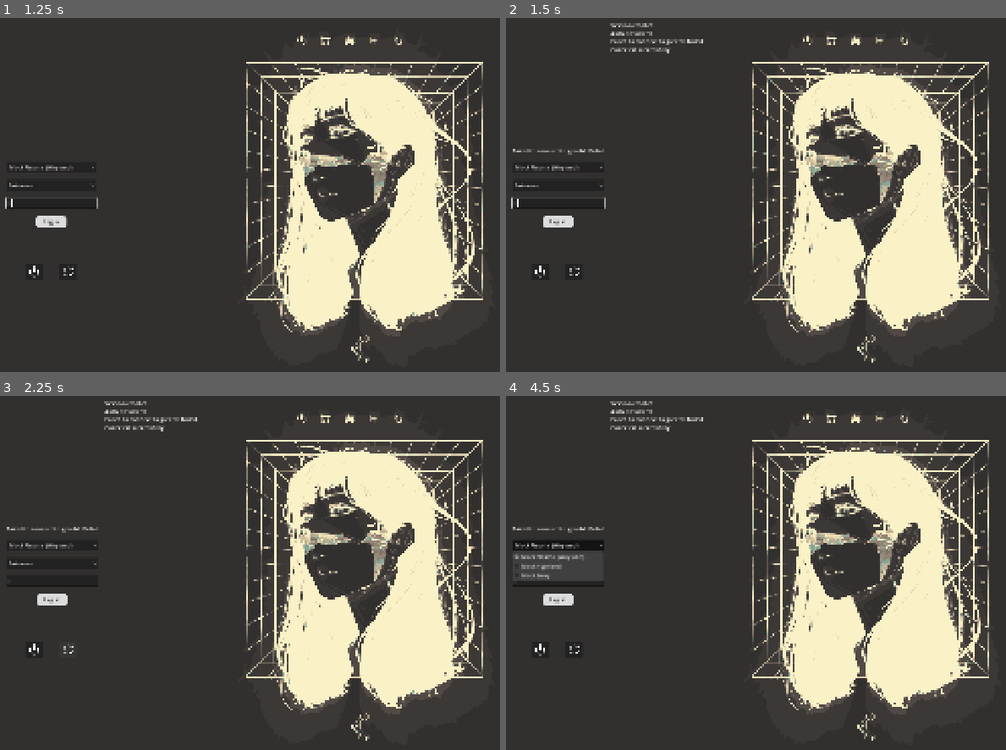
Above: before the commit, frames 1-4 (two rows, left to right).
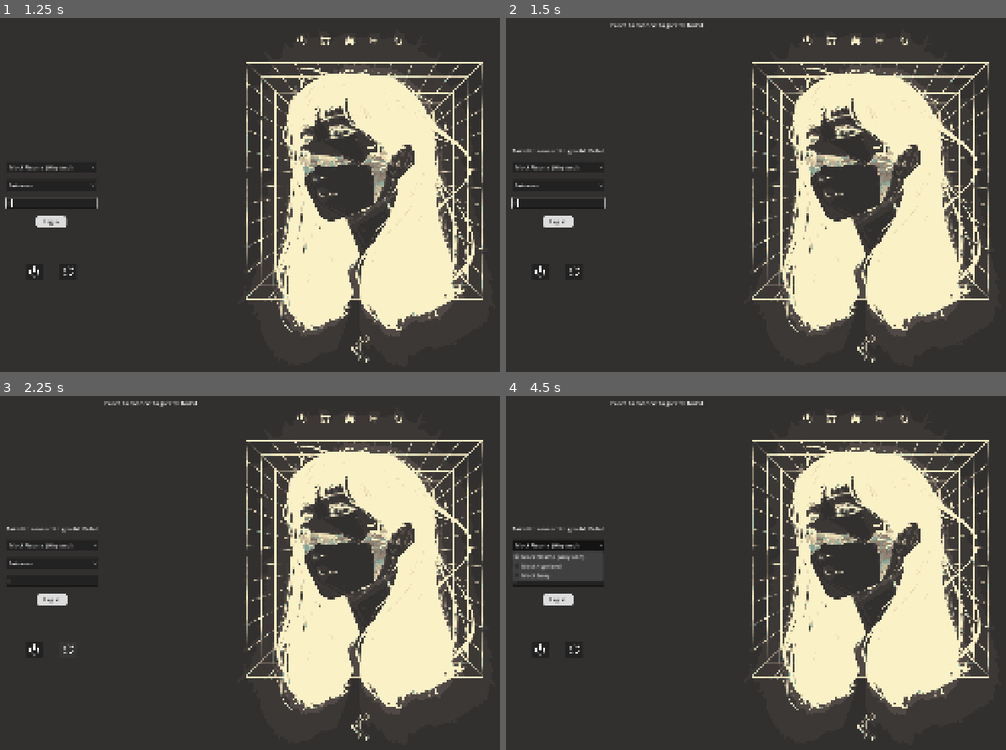
Above: after the commit, the same moments.

Repository: Buitragox/aisatsu
Game: Godot game, scene res://login_screen.tscn
Same seed, same stepped clock (60 frames per second), same inputs: the game is played once before the commit and once after it.
Inputs (mouse positions are in pixels of both pictures, inside the frame that each line leads up to):
- Up to frame 1 (1.25 s): click (50, 202) at 0.52 s; type "12" at 0.6 s
- Up to frame 2 (1.5 s): click "Log in" at 1.25 s
- Up to frame 3 (2.25 s): click (70, 650) at 2 s
- Up to frame 4 (4.5 s): click (576, 650) at 2.75 s; click (576, 650) at 3.5 s; click "MockPlasma (Wayland)" at 4.25 s

Frame 1 is identical in both runs. In frame 2, 0.5% of the frame differs, in the area x 20-40%, y 1-11%; in frame 3, 0.5%; in frame 4, 0.5%.

Commit message:
refactor: create greeter class for state validation and signals

Diff:
--- a/project.godot
+++ b/project.godot
@@ -12,7 +12,7 @@
 
 config/name="aisatsu"
 config/description="Login application (greeter) for linux and greetd"
-config/version="0.2.0"
+config/version="0.3.0"
 run/main_scene="uid://dh0oj81pufivs"
 config/features=PackedStringArray("4.7", "Forward Plus")
 boot_splash/show_image=false
@@ -21,6 +21,7 @@
 [autoload]
 
 Config="*res://scripts/util/config.gd"
+Greeter="*res://scripts/greeter.gd"
 
 [display]
 
--- a/scripts/greetd_client.gd
+++ b/scripts/greetd_client.gd
@@ -28,6 +28,12 @@
 	return await _send_request({ "type": "create_session", "username": username })
 
 
+## Send [code]post_auth_message_response[/code] request type with [param answer]
+## [br][br]
+## [param answer] can be [code]null[/code] or [String]
+## [br][br]
+## Use [code]null[/code] for acknowledging [constant GreetdAuthMessage.Type.INFO]
+## and [constant GreetdAuthMessage.Type.ERROR] requests
 func answer_auth_message(answer: Variant) -> GreetdResponse:
 	var answer_type := typeof(answer)
 	if answer_type != TYPE_NIL and answer_type != TYPE_STRING:
@@ -56,7 +62,7 @@
 
 	# NOTE: Some requests may take a long time to get a response.
 	# For example, if you answer an auth message with the wrong password
-	# greetd will take around 3 seconds to answer.
+	# PAM will take around 3 seconds to answer.
 	while _stream.get_available_bytes() == 0:
 		await get_tree().process_frame
 
--- /dev/null
+++ b/scripts/greeter.gd
@@ -0,0 +1,136 @@
+## High-level greetd session orchestrator. Manages the authentication state machine
+## and emits signals for UI to react to.
+##
+## Intended to be used as an autoload. Call [method login], [method submit_input],
+## [method start_session], and [method cancel] to drive the authentication flow.
+## Connect to signals to update UI.
+## [br][br]
+## Example usage:
+## [codeblock]
+## Greeter.login("alice")
+## # ... wait for auth_prompt_received signal ...
+## Greeter.submit_input("password123")
+## # ... wait for auth_completed signal ...
+## Greeter.start_session(["sway"])
+## [/codeblock]
+extends Node
+
+enum State {
+	IDLE, ## No session in progress. Can call [method login].
+	AWAITING_INPUT, ## greetd sent an auth prompt, waiting for user input. Can call [method submit_input] or [method cancel].
+	AUTHENTICATED, ## Authentication succeeded. Can call [method start_session] or [method cancel].
+}
+
+## Emitted when greetd requests input from the user (password, OTP, etc.) or
+## for PAM info/error messages that don't require input but need to be acknowledged.[br][br]
+signal auth_prompt_received(message: String, type: GreetdAuthMessage.Type)
+
+## Emitted when authentication succeeds. Call [method start_session] to launch the session.
+signal auth_completed
+
+## Emitted when authentication is rejected (wrong password, etc.).
+## [br][br]
+## State resets to [constant IDLE] and you need to restart the flow again with [method login]
+signal login_failed(reason: String)
+
+## Emitted when the session has been successfully started. The greeter should save config and quit.
+signal session_started
+
+## Emitted on client or protocol errors (socket failure, malformed response, etc.).
+## [br][br]
+## Distinct from [signal login_failed]. This indicates a system-level problem, not a wrong password.
+## [br][br]
+## State resets to [constant IDLE] and you need to restart the flow again with [method login]
+signal error(description: String)
+
+## Current authentication state.
+var state: State = State.IDLE
+
+var _client: GreetdClient
+
+
+func _ready() -> void:
+	_client = GreetdClient.new()
+	add_child(_client)
+	# Cancel any lingering session from a previous greeter instance.
+	cancel.call_deferred()
+
+
+## Begin authentication for [param username].
+## Only valid when state is [constant IDLE]. Ignored otherwise.
+func login(username: String) -> void:
+	if state != State.IDLE:
+		return
+
+	var response := await _client.create_session(username)
+
+	if response is GreetdSuccess:
+		state = State.AUTHENTICATED
+		auth_completed.emit()
+	elif response is GreetdAuthMessage:
+		state = State.AWAITING_INPUT
+		auth_prompt_received.emit(response.auth_message, response.auth_message_type)
+	elif response is GreetdError:
+		_handle_greetd_error(response)
+	elif response is GreetdClientError:
+		_handle_client_error(response)
+
+
+## Submit input in response to an auth prompt (password, OTP, etc.).
+## [br][br]
+## Only valid when state is [constant AWAITING_INPUT]. Ignored otherwise.
+func submit_input(input: String) -> void:
+	if state != State.AWAITING_INPUT:
+		return
+
+	var response := await _client.answer_auth_message(input)
+
+	if response is GreetdSuccess:
+		state = State.AUTHENTICATED
+		auth_completed.emit()
+	elif response is GreetdAuthMessage:
+		# Multi-step auth: stay in AWAITING_INPUT and prompt again
+		auth_prompt_received.emit(response.auth_message, response.auth_message_type)
+	elif response is GreetdError:
+		_handle_greetd_error(response)
+	else:
+		_handle_client_error(response as GreetdClientError)
+
+
+## Start the session with the given command. Optionally pass environment variables.
+## Only valid when state is [constant AUTHENTICATED].
+func start_session(cmd: Array[String], env: Array[String] = []) -> void:
+	if state != State.AUTHENTICATED:
+		return
+
+	var response := await _client.start_session(cmd, env)
+
+	if response is GreetdSuccess:
+		session_started.emit()
+	elif response is GreetdError:
+		_handle_greetd_error(response)
+	elif response is GreetdClientError:
+		_handle_client_error(response)
+
+
+## Cancel the current session and reset to [constant IDLE].
+## [br][br]
+## Valid in [constant AWAITING_INPUT] and [constant AUTHENTICATED]. No-op in [constant IDLE].
+func cancel() -> void:
+	await _client.cancel_session()
+	state = State.IDLE
+
+
+func _handle_greetd_error(err: GreetdError) -> void:
+	if err.error_type == GreetdError.Type.AUTH:
+		# Auth errors auto-cancel the session in greetd, no need to send cancel.
+		state = State.IDLE
+		login_failed.emit(err.error_description)
+	else:
+		state = State.IDLE
+		error.emit(err.error_description)
+
+
+func _handle_client_error(err: GreetdClientError) -> void:
+	state = State.IDLE
+	error.emit(err.error_description)
--- a/scripts/login_screen.gd
+++ b/scripts/login_screen.gd
@@ -1,8 +1,4 @@
 extends Node
-
-# TODO: implement state validation
-var client := GreetdClient.new()
-var is_authenticating := false
 
 
 func _ready() -> void:
@@ -10,17 +6,21 @@
 	if OS.has_feature("template"):
 		DisplayServer.window_set_mode(DisplayServer.WINDOW_MODE_EXCLUSIVE_FULLSCREEN)
 
-	add_child(client)
-
 	_init_sessions()
 	_init_users()
 
 	%AuthAnswer.text_submitted.connect(_on_auth_answer_submitted)
-	%LogIn.pressed.connect(login)
+	%LogIn.pressed.connect(_on_login_pressed)
 	%SessionSelect.item_selected.connect(_on_session_selected)
 	%Username.item_selected.connect(_on_user_selected)
 	%Shutdown.pressed.connect(_on_shutdown_pressed)
 	%Restart.pressed.connect(_on_restart_pressed)
+
+	Greeter.auth_prompt_received.connect(_on_auth_prompt_received)
+	Greeter.auth_completed.connect(_on_auth_completed)
+	Greeter.login_failed.connect(_on_login_failed)
+	Greeter.session_started.connect(_on_session_started)
+	Greeter.error.connect(_on_error)
 
 	%AuthAnswer.grab_focus() # Automatically focus the password field for quick login.
 	get_tree().set_auto_accept_quit(false) # Handle quit manually
@@ -32,50 +32,53 @@
 		_quit()
 
 
-func login() -> void:
-	# Prevent multiple simultaneous login attempts
-	if is_authenticating:
-		return
-
-	is_authenticating = true
+func _on_login_pressed() -> void:
 	_set_ui_enabled(false)
 	%Alert.text = "Authenticating..."
 
 	var username: String = %Username.text
-	var password: String = %AuthAnswer.text
-	var response := await client.create_session(username)
-
-	if response is GreetdError:
-		%Alert.text = response.error_description
-		_log_info(response.error_description)
-		is_authenticating = false
-		_set_ui_enabled(true)
-		return
-	elif response is GreetdAuthMessage:
-		_log_info("%s - %s" % [response.auth_message_type_string(), response.auth_message])
-	else:
-		# TODO if the response is a success then we can start the session
-		# How does that happen? Users without passwords?
-		pass
-
-	_log_info("Session created")
-
-	response = await client.answer_auth_message(password)
-
-	_on_auth_complete(response)
+	Greeter.login(username)
 
 
-func cancel_session() -> void:
-	var response := await client.cancel_session()
-	if response is GreetdError:
-		_log_info(response.error_description)
-		return
+func _on_auth_prompt_received(message: String, type: GreetdAuthMessage.Type) -> void:
+	_log_info("%s - %s" % [GreetdAuthMessage.Type.keys()[type], message])
 
-	%AuthAnswer.call_deferred("grab_focus")
-	_log_info("Canceled successfully")
+	if type == GreetdAuthMessage.Type.SECRET or type == GreetdAuthMessage.Type.VISIBLE:
+		var input: String = %AuthAnswer.text
+		Greeter.submit_input(input)
+	else:
+		# Acknowledge PAM Info/Error messages automatically (send empty response)
+		_log_info("PAM message: %s" % message)
+		Greeter.submit_input("")
 
 
-## Get the list of users and select the last user that logged in.
+func _on_auth_completed() -> void:
+	_log_info("Authentication successful")
+
+	var cmd: String = %SessionSelect.get_selected_metadata()
+	Greeter.start_session([cmd])
+
+
+func _on_login_failed(reason: String) -> void:
+	%Alert.text = reason
+	_log_info(reason)
+	_set_ui_enabled(true)
+	%AuthAnswer.grab_focus()
+
+
+func _on_session_started() -> void:
+	_log_info("Session started")
+	_quit()
+
+
+func _on_error(description: String) -> void:
+	%Alert.text = description
+	_log_info(description)
+	_set_ui_enabled(true)
+	%AuthAnswer.grab_focus()
+
+
+# Get the list of users and select the last user that logged in.
 func _init_users():
 	var last_user: String = Config.last_user
 	var users := SystemInfo.get_users()
@@ -87,7 +90,7 @@
 			%Username.select(i)
 
 
-## Get a list of sessions and select the last used session.
+# Get a list of sessions and select the last used session.
 func _init_sessions():
 	var last_session = Config.last_session
 
@@ -116,42 +119,7 @@
 
 ## When pressing "Enter" run the login
 func _on_auth_answer_submitted(_password):
-	login()
-
-
-func _on_auth_complete(response: GreetdResponse) -> void:
-	if response is GreetdError:
-		%Alert.text = response.error_description
-		_log_info(response.error_description)
-		cancel_session()
-		is_authenticating = false
-		_set_ui_enabled(true)
-		return
-	elif response is GreetdAuthMessage:
-		# TODO: Instead of canceling the session, we should continue asking for stuff if necessary
-		_log_info(
-			"GreetdAuthMessage: %s - %s" % [response.auth_message_type, response.auth_message]
-		)
-		cancel_session()
-		is_authenticating = false
-		_set_ui_enabled(true)
-		return
-	else:
-		_log_info("Auth answered")
-
-	# TODO: Only do this if the answer is a success
-	var cmd = %SessionSelect.get_selected_metadata()
-	response = await client.start_session([cmd])
-	if response is GreetdError or response is GreetdClientError:
-		%Alert.text = response.error_description
-		_log_info(response.error_description)
-		cancel_session()
-		is_authenticating = false
-		_set_ui_enabled(true)
-		return
-
-	_log_info("Session started")
-	_quit()
+	_on_login_pressed()
 
 
 func _set_ui_enabled(enabled: bool) -> void:
Not shown, added: scripts/greeter.gd.uid
